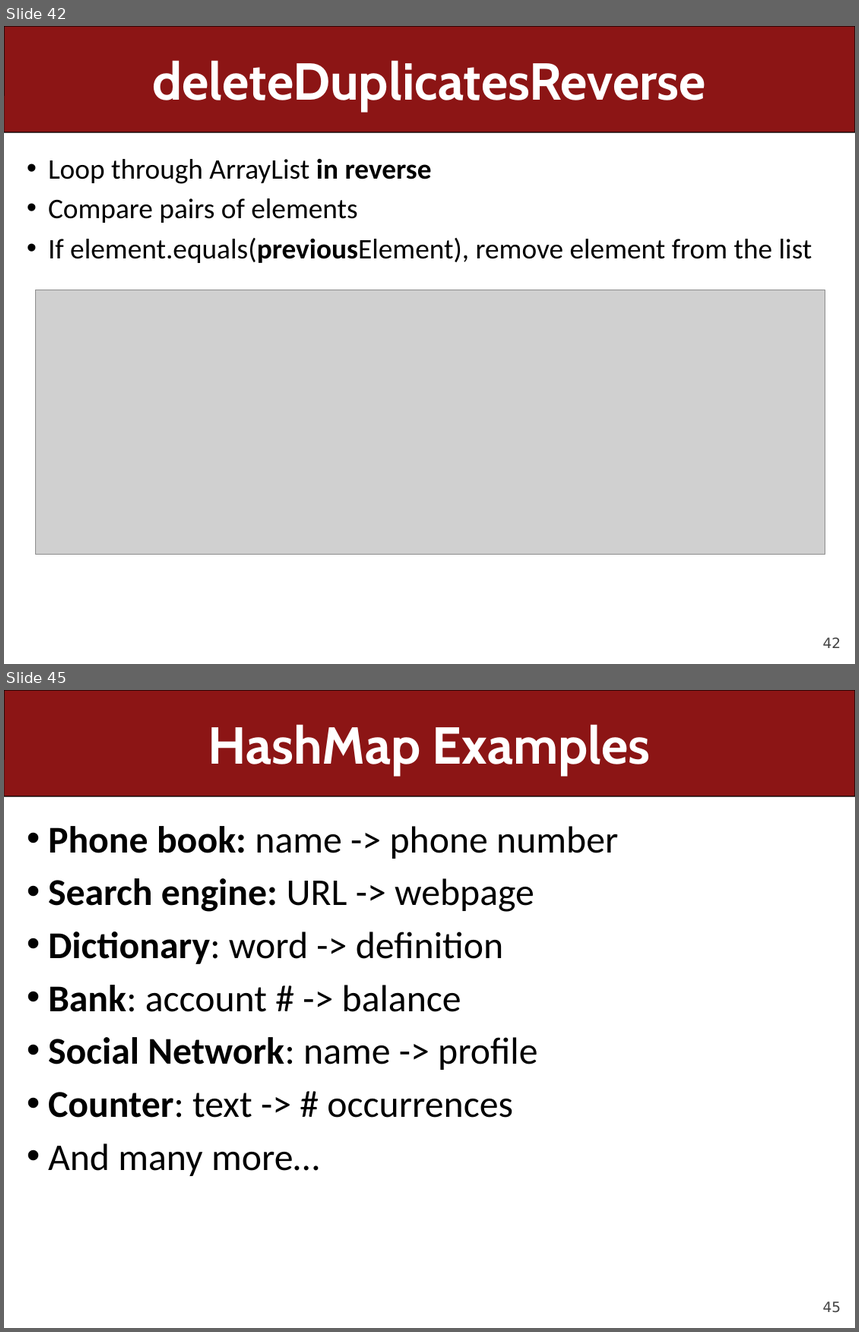
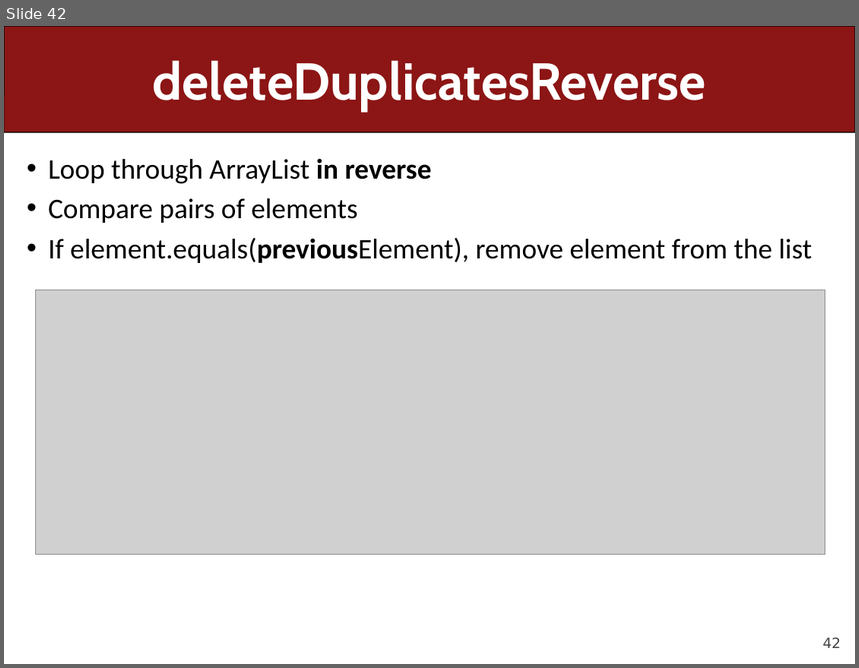
Before and after one commit to ckincaid17/cs106a-summer-2018, a slide deck: WWW/lectures/Lecture27/Lecture27.pptx. Shown one above the other, each under a label of ours: slides 42 and 45 before the commit, slide 42 after it; the slides between them are not shown. The pictures are 859x1332 and 859x668 pixels, drawn with LibreOffice and Linux fonts; fonts in the diff are those of the drawing; grey boxes stand for pictures. Boxes give left, top, right and bottom in pixels: in the first picture for what was removed or moved away, otherwise in the second. Text is boxed around its words. In the diff, an @@ line names an element or a change of style, - is before the commit and + after.

```diff
--- a/WWW/lectures/Lecture27/Lecture27.pptx
+++ b/WWW/lectures/Lecture27/Lecture27.pptx
@@ slide 45 removed at <box>4,690,855,1328</box>, background #FFFFFF; not listed: 2 template elements that a slide beside it also shows @@
@@ title removed at <box>208,724,651,775</box> @@
-HashMap Examples
@@ text removed at <box>48,826,618,1176</box> @@
-• Phone book: name -> phone number
-• Search engine: URL -> webpage
-• Dictionary: word -> definition
-• Bank: account # -> balance
-• Social Network: name -> profile
-• Counter: text -> # occurrences
-• And many more…
```
Also in this commit, not shown: 9 slides changed, 23 other slides removed, 3 other files.
